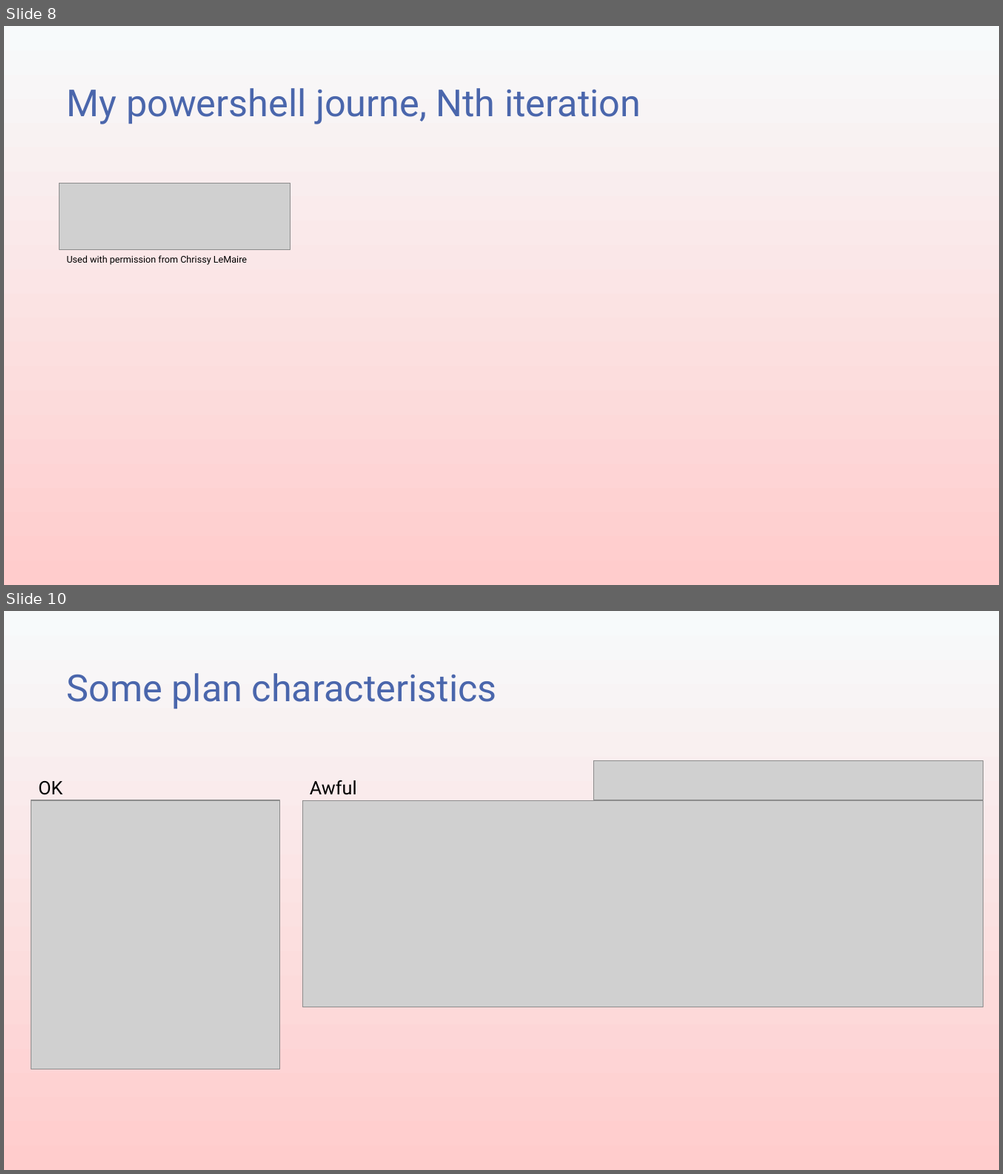
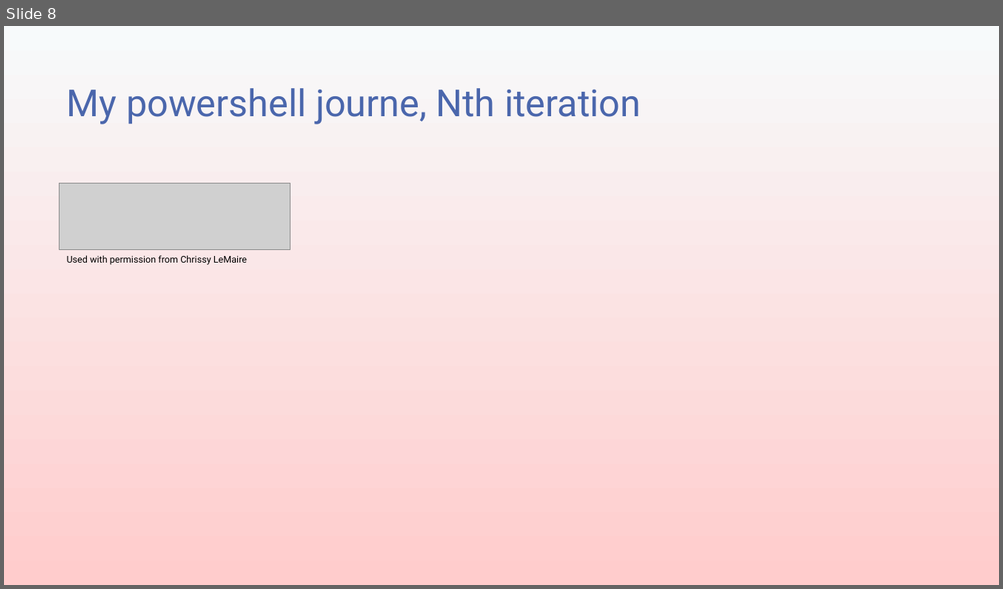
Before and after one commit to transmokopter/Presentations, a slide deck: ILoveDBATools/ILoveDBATools.pptx. Shown one above the other, each under a label of ours: slides 8 and 10 before the commit, slide 8 after it; the slides between them are not shown. The pictures are 1003x1174 and 1003x589 pixels, drawn with LibreOffice and Linux fonts; fonts in the diff are those of the drawing; grey boxes stand for pictures; background and template pictures are left out. Boxes give left, top, right and bottom in pixels: in the first picture for what was removed or moved away, otherwise in the second. Text is boxed around its words. In the diff, an @@ line names an element or a change of style, - is before the commit and + after.

```diff
--- a/ILoveDBATools/ILoveDBATools.pptx
+++ b/ILoveDBATools/ILoveDBATools.pptx
@@ slide 10 removed at (4, 611, 999, 1170), background gradient #F7FAFB to #FFCCCC @@
@@ title removed at (67, 673, 497, 709) @@
-Some plan characteristics
@@ picture removed at (594, 761, 983, 800) @@
@@ text removed at (38, 781, 62, 795) @@
-OK
@@ text removed at (310, 780, 357, 795) @@
-Awful
@@ picture removed at (31, 800, 279, 1069) @@
@@ picture removed at (302, 800, 983, 1007) @@
```
Also in this commit, not shown: 4 slides changed, 3 slides added, 8 other slides removed, 6 other files.
